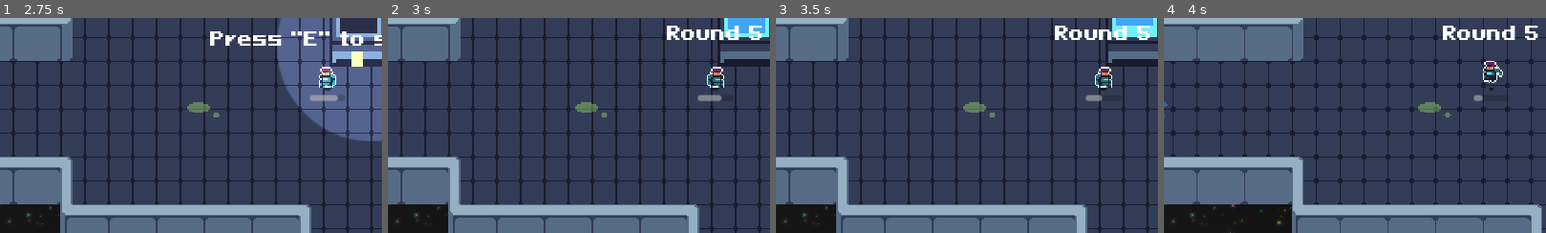
Above: before the commit, frames 1-4 (left to right).
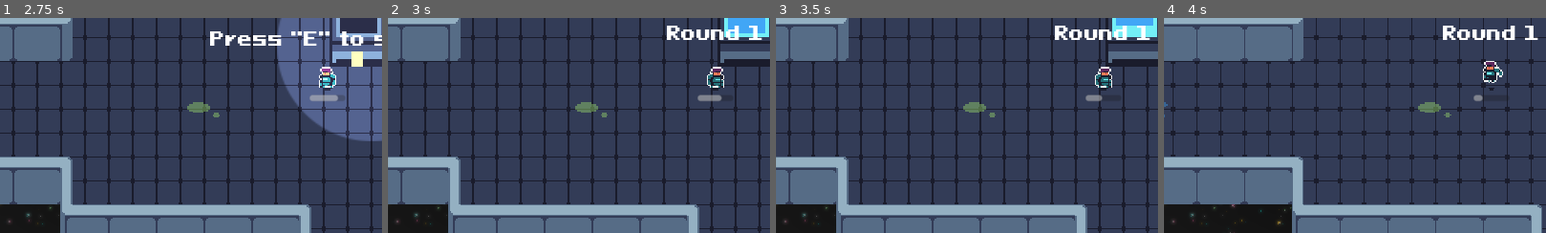
Above: after the commit, the same moments.

Repository: AugustanaCSC380January2024/final-game-solo
Game: Godot game, scene res://Scenes/main_menu.tscn
Two runs of this game, one before a commit and one after it. Both use one fixed random seed, a clock stepped at 60 frames per second and the inputs below. Sound files missing from this copy of the repository are replaced by a short silence.
Inputs (mouse positions are % of the whole screen's width and height, from its top left):
- Up to frame 1 (2.75 s): click "New Game" at 0.5 s; click "Continue" at 1.25 s; tap Enter at 2 s; move the mouse to (45, 70) at 2.02 s; hold Up (ui_up) from 2.03 s (still down); tap E (interact) at 2.1 s; click (45, 70) at 2.17 s
- Up to frame 2 (3 s): release Up (ui_up) at 2.75 s; tap E (interact) at 2.75 s; drag from (80, 65) to (56, 43) at 2.77 s
- Up to frame 3 (3.5 s): no input
- Up to frame 4 (4 s): move the mouse to (20, 35) at 3.52 s; hold Left (ui_left) from 3.53 s (still down); tap E (interact) at 3.6 s
The pictures show only the part of the screen within x 7-57%, y 39-89%; the shares and areas given below are measured in that part.

Frame 1 is identical in both runs. In frame 2, 0.2% of the frame differs, in the area x 94-98%, y 3-11%; in frame 3, 0.2%; in frame 4, 0.2%.

Commit message:
Changed Project Settings

Diff:
--- a/Scripts/game.gd
+++ b/Scripts/game.gd
@@ -32,9 +32,9 @@
 signal update_beacon_health_bar_max
 signal update_beacon_health_bar
 
-var round = 5
+var round = 1
 var first_round_enemy_count = 4
-var scaling_difficulty = 5
+var scaling_difficulty = 1
 var round_ongoing = false
 var done_spawning = false
 var player_in_start_region = false
--- a/project.godot
+++ b/project.godot
@@ -10,10 +10,10 @@
 
 [application]
 
-config/name="Final Project"
+config/name="AI Overcharged"
 run/main_scene="res://Scenes/main_menu.tscn"
 config/features=PackedStringArray("4.2", "Forward Plus")
-config/icon="res://icon.svg"
+config/icon="res://Assets/upscaled.png"
 
 [autoload]
 
